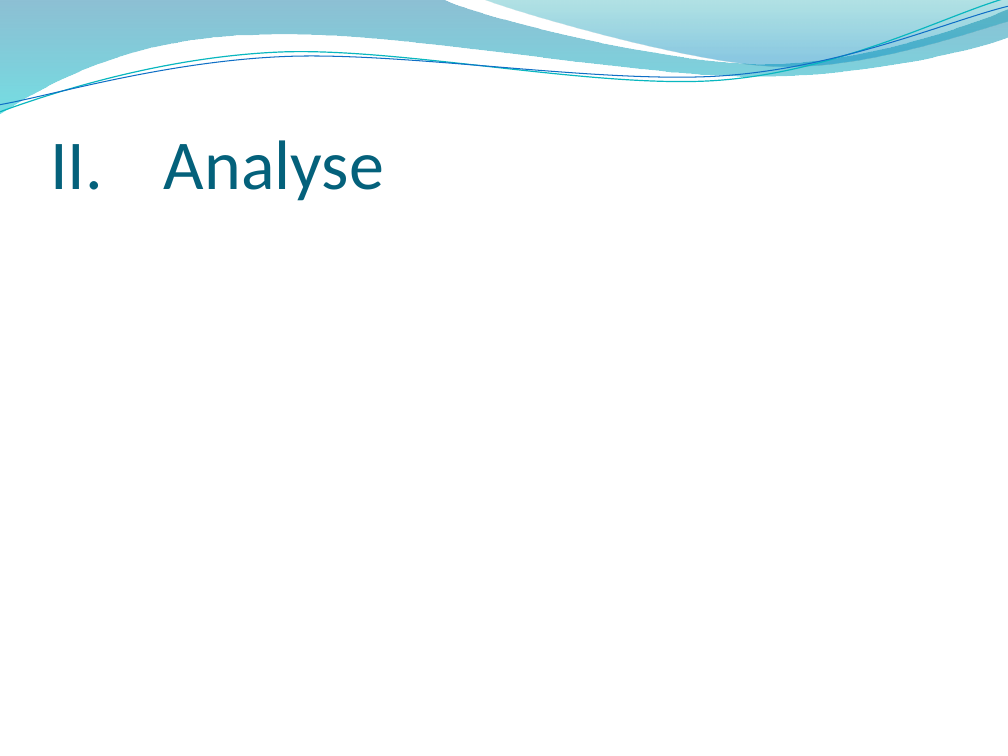
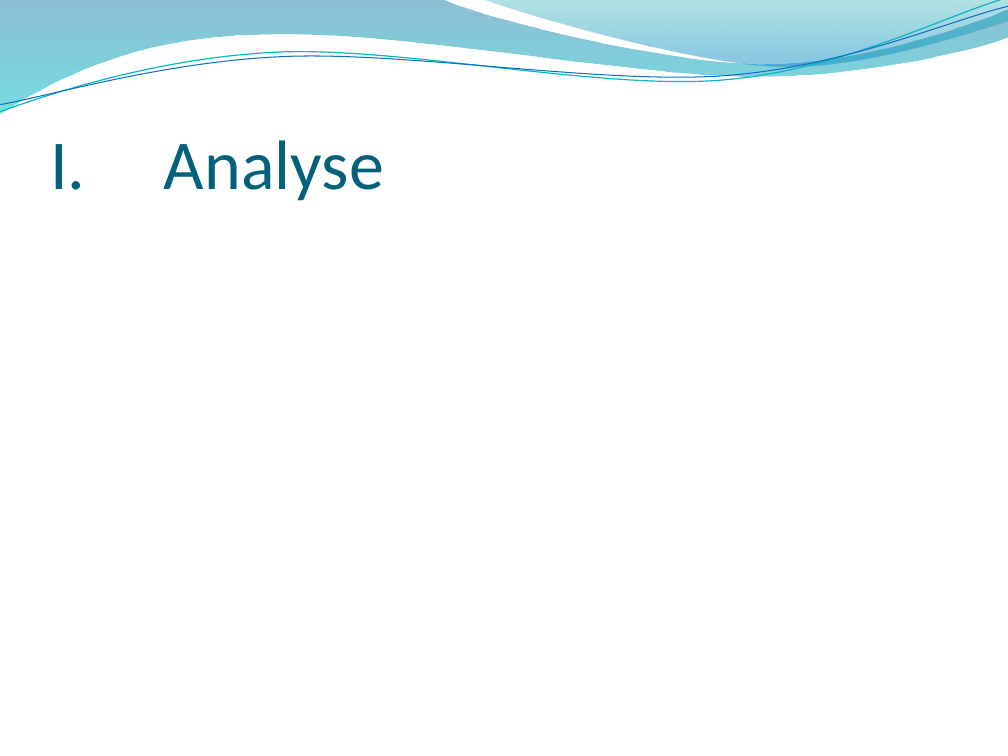
Before and after one commit to BTS2-Projet-1/BTS2-Projet-1.github.io, a slide deck: slide 4 of DossiersProjet_Locker_Control/[HOUDAYER_Pierre]_Rapport_Personel/[HOUDAYER]_SoutenanceDeProjet.pptx. Drawn at 1008x756 pixels with LibreOffice and Linux fonts; fonts in the diff are those of the drawing; background and template pictures are left out. Boxes give left, top, right and bottom in pixels: in the first picture for what was removed or moved away, otherwise in the second. Text is boxed around its words. In the diff, an @@ line names an element or a change of style, - is before the commit and + after.

```diff
--- a/DossiersProjet_Locker_Control/[HOUDAYER_Pierre]_Rapport_Personel/[HOUDAYER]_SoutenanceDeProjet.pptx
+++ b/DossiersProjet_Locker_Control/[HOUDAYER_Pierre]_Rapport_Personel/[HOUDAYER]_SoutenanceDeProjet.pptx
@@ title at [50,140,384,201]: text changed @@
-II. Analyse
+I. Analyse
```
Also in this commit, not shown: 6 other slides changed, 1 slide added, 1 slide removed, 2 other files.
